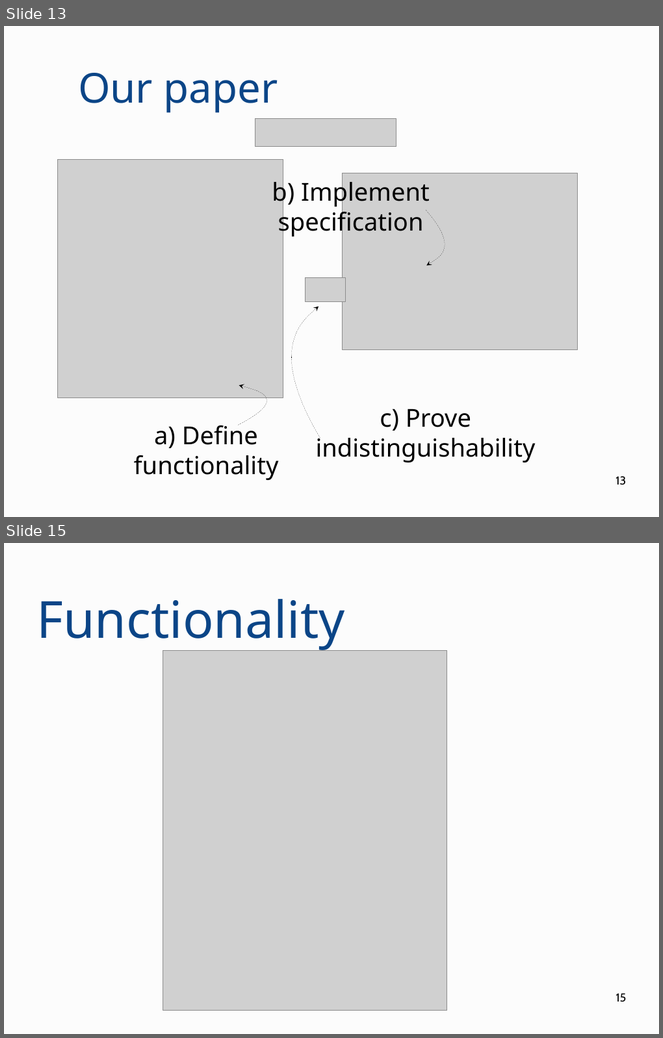
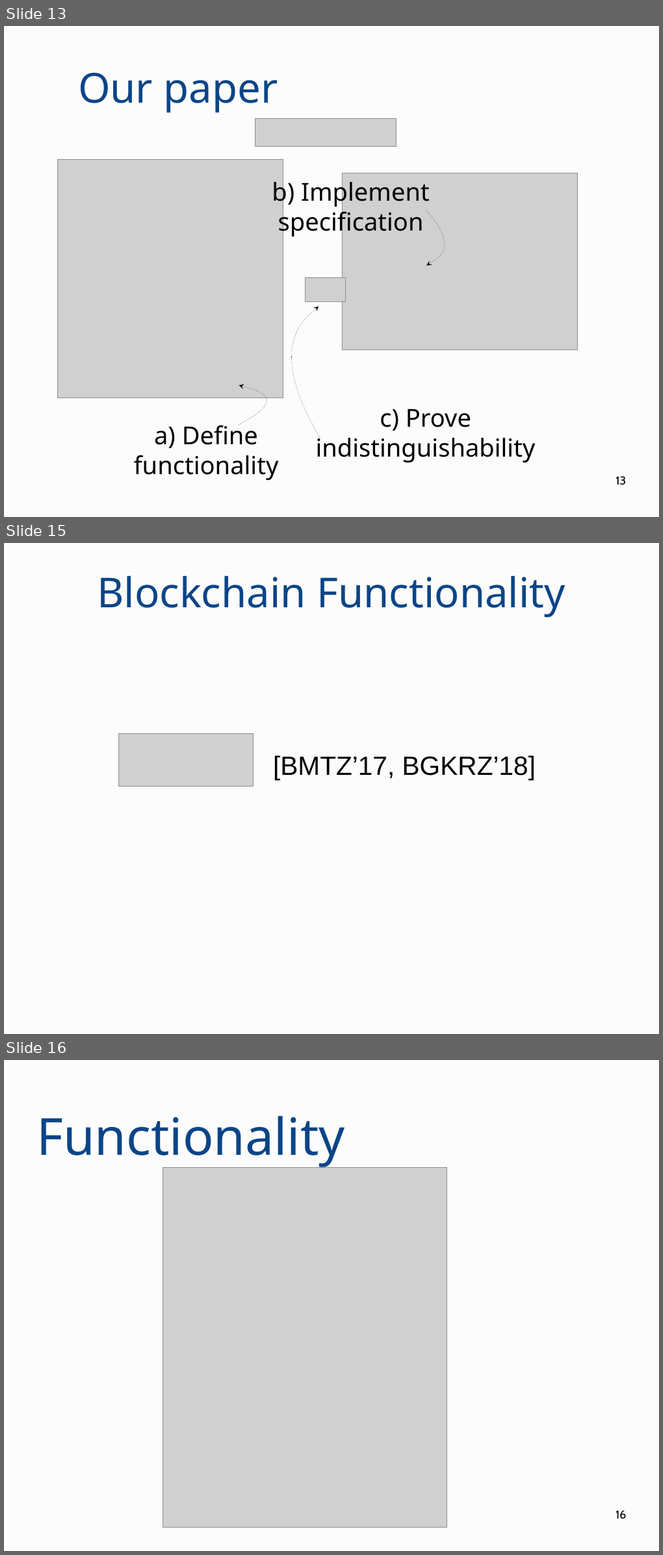
Before and after one commit to OrfeasLitos/PaymentChannels, a slide deck: paper-slides/presentation.odp. Shown one above the other, each under a label of ours: slides 13 and 15 before the commit, slides 13, 15 and 16 after it; the slides between them are not shown. The pictures are 663x1038 and 663x1555 pixels, drawn with LibreOffice and Linux fonts; fonts in the diff are those of the drawing; grey boxes stand for pictures. Boxes give left, top, right and bottom in pixels: in the first picture for what was removed or moved away, otherwise in the second. Text is boxed around its words. In the diff, an @@ line names an element or a change of style, - is before the commit and + after.

```diff
--- a/paper-slides/presentation.odp
+++ b/paper-slides/presentation.odp
@@ slide 15 added at (4, 543, 659, 1034), background #FCFCFC @@
@@ title added at (97, 575, 566, 618), 50 pt, text #0B4587 @@
+Blockchain Functionality
@@ picture added at (119, 734, 253, 786) @@
@@ text added at (273, 756, 536, 780), 32 pt, text #000000 @@
+[BMTZ’17, BGKRZ’18]
@@ what was slide 15 is now slide 16 @@
@@ page number at (616, 1510, 626, 1520): text changed @@
-15
+16
```
Also in this commit, not shown: 2 slides changed, 2 other slides added, 2 slides removed, 1 other file.
